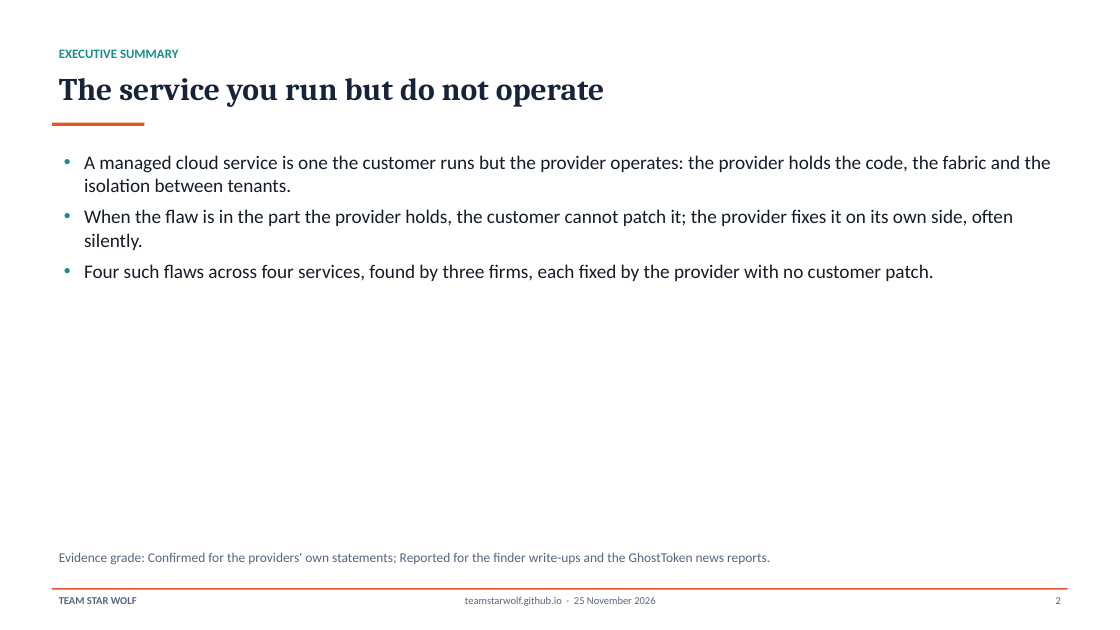
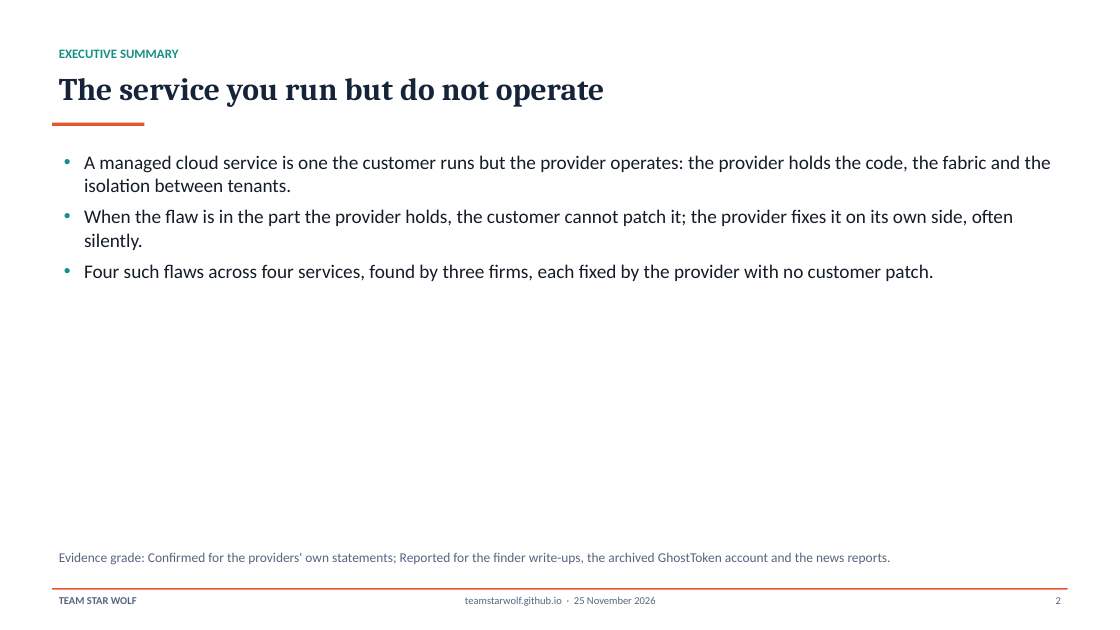
Before and after one commit to TeamStarWolf/TeamStarWolf, a slide deck: slide 2 of case-studies/slides/Cloud_Managed_Service_Flaws_Case_Study.pptx. Drawn at 1120x630 pixels with LibreOffice and Linux fonts; fonts in the diff are those of the drawing. Boxes give left, top, right and bottom in pixels: in the first picture for what was removed or moved away, otherwise in the second. Text is boxed around its words. In the diff, an @@ line names an element or a change of style, - is before the commit and + after.

```diff
--- a/case-studies/slides/Cloud_Managed_Service_Flaws_Case_Study.pptx
+++ b/case-studies/slides/Cloud_Managed_Service_Flaws_Case_Study.pptx
@@ text at box(59, 552, 891, 565): text changed @@
-Evidence grade: Confirmed for the providers' own statements; Reported for the finder write-ups and the GhostToken news reports.
+Evidence grade: Confirmed for the providers' own statements; Reported for the finder write-ups, the archived GhostToken account and the news reports.
```
Also in this commit, not shown: 10 other slides changed, 14 other files.
